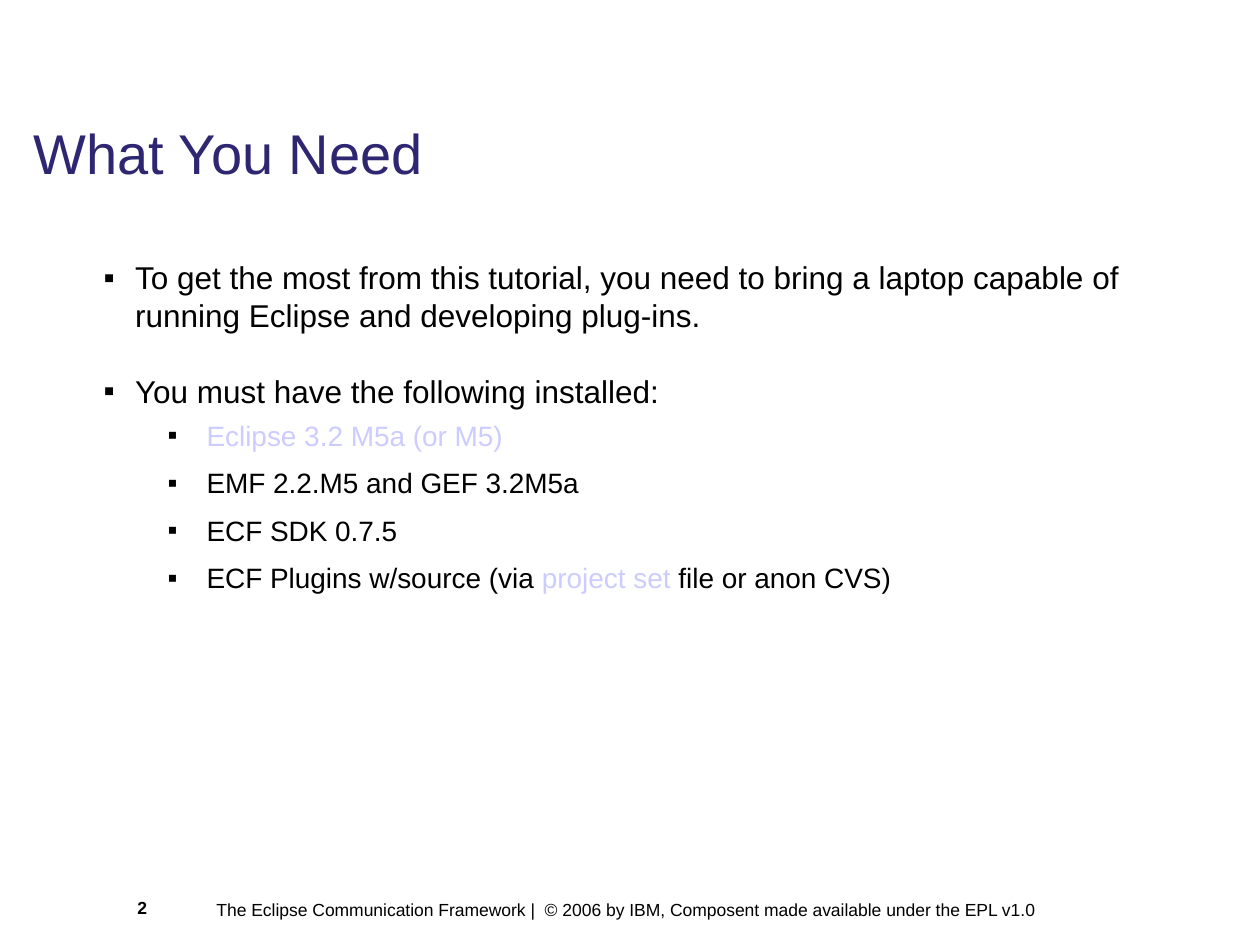
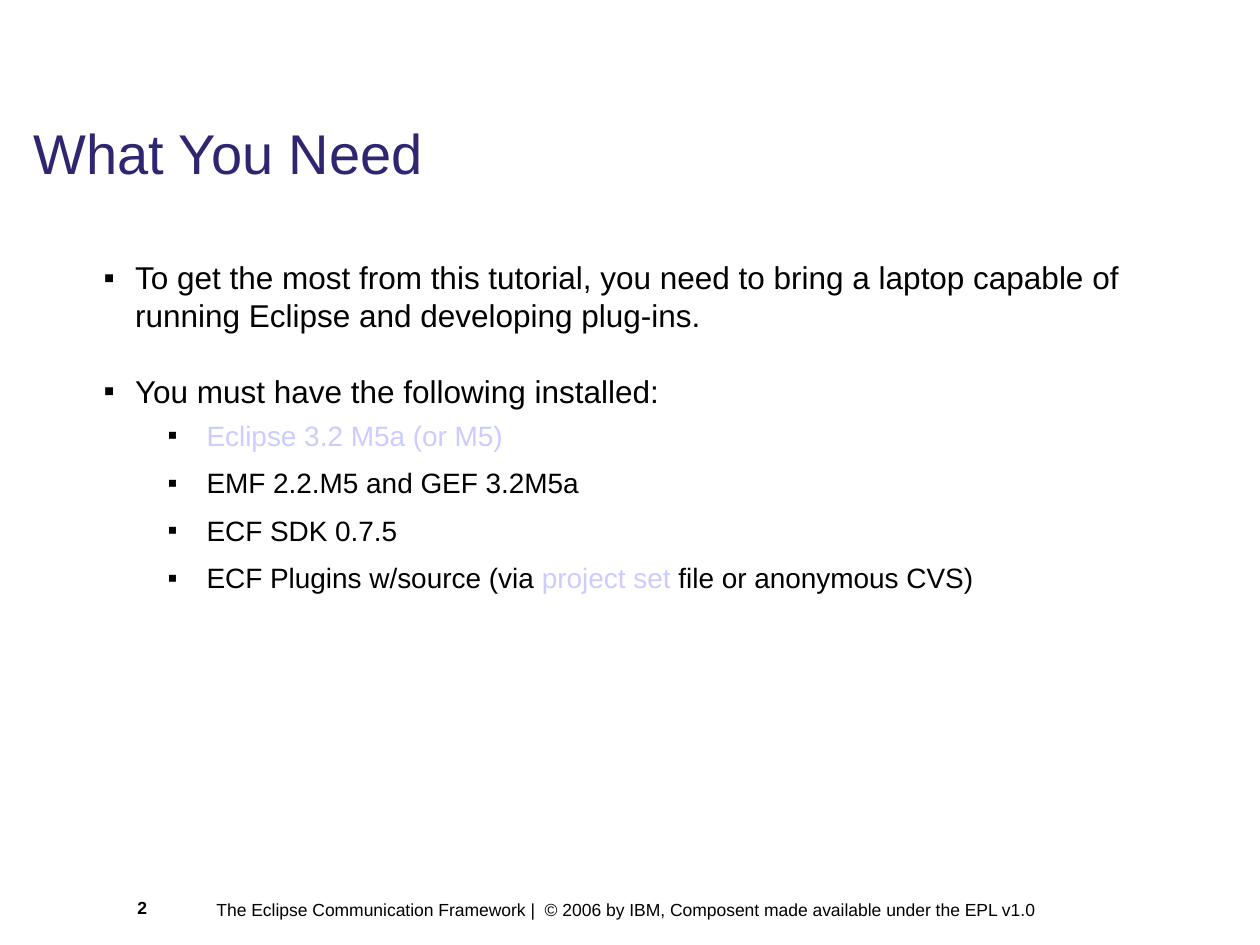
Before and after one commit to eclipse/ecf, a slide deck: slide 2 of doc/tutorials/EclipseCON 2006/EclipseCon.2006.ECF.Tutorial.42.odp. Drawn at 1260x945 pixels with LibreOffice and Linux fonts; fonts in the diff are those of the drawing; background and template pictures are left out. Boxes give left, top, right and bottom in pixels: in the first picture for what was removed or moved away, otherwise in the second. Text is boxed around its words. In the diff, an @@ line names an element or a change of style, - is before the commit and + after.

```diff
--- a/doc/tutorials/EclipseCON 2006/EclipseCon.2006.ECF.Tutorial.42.odp
+++ b/doc/tutorials/EclipseCON 2006/EclipseCon.2006.ECF.Tutorial.42.odp
@@ text at box(207, 567, 973, 594): text changed @@
-  ▪ ECF Plugins w/source (via project set file or anon CVS)
+  ▪ ECF Plugins w/source (via project set file or anonymous CVS)
```
Also in this commit, not shown: 5 other slides changed, 5 other files.
